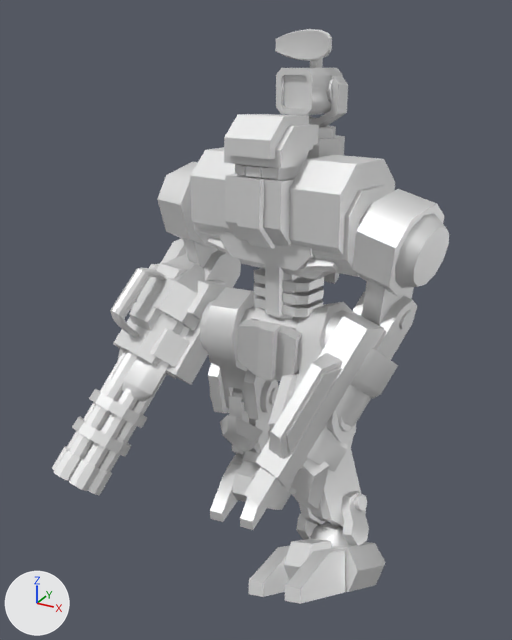
Two versions of the glTF model legcomoff.glb, one commit apart.
Before and after are seen from a 50 mm camera at (35.8, -72.6, 66.2) aimed at (-1.6, -4.6, 32.2). The lights are fixed; the arrows at lower left show +X, +Y and +Z. The picture after the commit comes second.

Names of what the first picture shows: 'barrelr', 'biggun', 'head', 'lfoot', 'lleg', 'lthigh', 'luparm', 'pelvis', 'rleg', 'rloarm', 'rthigh', 'ruparm', 'sleeve', 'torso' and 6 more.
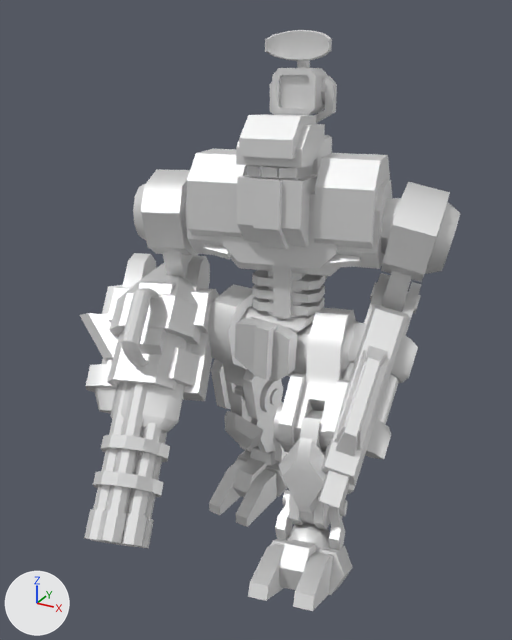
ob_aimy1 is not drawn itself; it is the parent of ob_torso.

Diff of the bpy script that builds the scene:
```diff
--- a/legcomoff.glb.py
+++ b/legcomoff.glb.py
@@ ob_pelvis @@
 ob_pelvis.location = (0.0, 0.0, 29.6)
-ob_pelvis.rotation_euler = (0.00258, 0.0421, 0.0559)  # degrees (0.1, 2.4, 3.2)
+ob_pelvis.rotation_euler = (-0.00258, 0.0421, -0.0559)  # degrees (-0.1, 2.4, -3.2)
@@ ob_lthigh @@
 ob_lthigh.location = (4.335, 0.0, -1.963)
-ob_lthigh.rotation_euler = (-0.879, -0.407, -0.178)  # degrees (-50, -23, -10)
+ob_lthigh.rotation_euler = (-0.968, -0.0837, 0.229)  # degrees (-55, -4.8, 13)
@@ ob_rthigh @@
 ob_rthigh.location = (-4.748, 0.0, -1.963)
-ob_rthigh.rotation_euler = (0.169, -0.0742, 0.0389)  # degrees (9.7, -4.3, 2.2)
+ob_rthigh.rotation_euler = (0.175, -0.0616, -0.0315)  # degrees (10, -3.5, -1.8)
@@ ob_rleg @@
 ob_rleg.location = (-2.064, 0.0, -9.875)
-ob_rleg.rotation_euler = (0.279, 0.00357, -0.00235)  # degrees (16, 0.2, -0.1)
+ob_rleg.rotation_euler = (0.279, 0.00256, 0.0024)  # degrees (16, 0.1, 0.1)
@@ ob_aimy1 @@
 ob_aimy1.location = (0.0, 0.7, 2.0)
-ob_aimy1.rotation_euler = (-0.0446, -0.0864, -0.243)  # degrees (-2.6, -5, -14)
+ob_aimy1.rotation_euler = (-0.0808, -0.0635, 0.243)  # degrees (-4.6, -3.6, 14)
@@ ob_head @@
 ob_head.location = (0.0, -2.0, 17.0)
-ob_head.rotation_euler = (-0.0399, 0.00309, 0.0793)  # degrees (-2.3, 0.2, 4.5)
+ob_head.rotation_euler = (-0.0399, -0.00158, -0.0793)  # degrees (-2.3, -0.1, -4.5)
@@ ob_luparm @@
 ob_luparm.location = (0.0, 0.0, 0.0)
-ob_luparm.rotation_euler = (0.207, 0.223, -0.0279)  # degrees (12, 13, -1.6)
+ob_luparm.rotation_euler = (0.219, 0.213, 0.0282)  # degrees (13, 12, 1.6)
@@ ob_ruparm @@
 ob_ruparm.location = (0.0, 0.0, 0.0)
-ob_ruparm.rotation_euler = (0.29, 0.0296, -0.0988)  # degrees (17, 1.7, -5.7)
+ob_ruparm.rotation_euler = (0.291, -0.0148, 0.101)  # degrees (17, -0.8, 5.8)
```

Where the change shows, as pixel boxes [x1, y1, x2, y2] in the pictures (512 x 640 px):
'torso', turned: before [190, 135, 395, 319]; after [186, 135, 392, 319]
'biggun', turned: before [255, 291, 417, 496]; after [321, 273, 421, 494]
'barrelr', turned: before [52, 349, 167, 496]; after [84, 382, 170, 548]
'rloarm', turned: before [111, 239, 241, 402]; after [86, 253, 219, 433]
'head', turned: before [224, 114, 319, 249]; after [236, 114, 325, 249]
'luparm', turned: before [352, 189, 449, 329]; after [370, 182, 460, 313]
'lfoot', turned: before [248, 491, 385, 604]; after [248, 490, 353, 611]
'sleeve', turned: before [110, 254, 205, 379]; after [80, 263, 201, 400]
'lthigh', turned: before [269, 302, 356, 450]; after [274, 307, 359, 453]
'rthigh', turned: before [200, 287, 279, 420]; after [208, 284, 283, 419]
'lleg', turned: before [291, 416, 361, 527]; after [274, 410, 330, 530]
'ruparm', turned: before [157, 162, 218, 267]; after [133, 169, 198, 279]
'rfoot', turned: before [210, 429, 271, 530]; after [209, 436, 288, 527]
'pelvis', turned: before [237, 307, 302, 381]; after [235, 309, 315, 381]
'misbox', turned: before [276, 68, 343, 116]; after [272, 68, 328, 115]
'rleg', turned: before [220, 388, 278, 453]; after [225, 385, 282, 453]
'barrel', turned: before [244, 467, 294, 510]; after [317, 470, 350, 509]
'dish', turned: before [275, 29, 332, 68]; after [265, 30, 332, 68]
'bigguncyl', turned: before [335, 384, 371, 432]; after [341, 362, 399, 425]
'turretmis', turned: before [297, 76, 348, 139]; after [270, 76, 337, 123]
